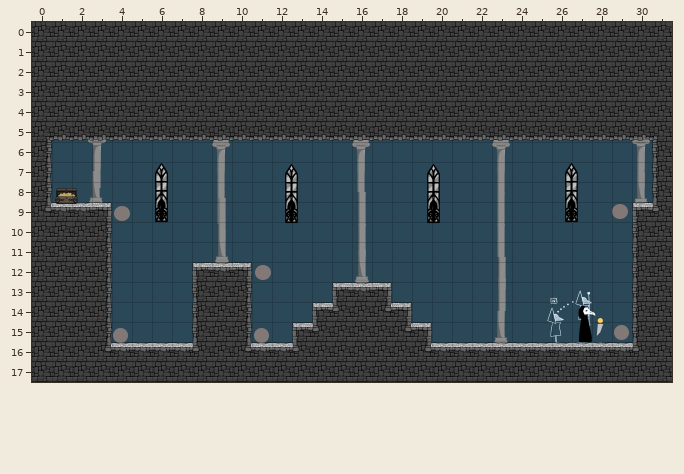
Tiled map (JSON): Physics/Physics/assets/level4.tmj. Above, as it was before the edit.
Cells are 300x300 px. Shown: x 0..31, y 0..17.
After the commit:
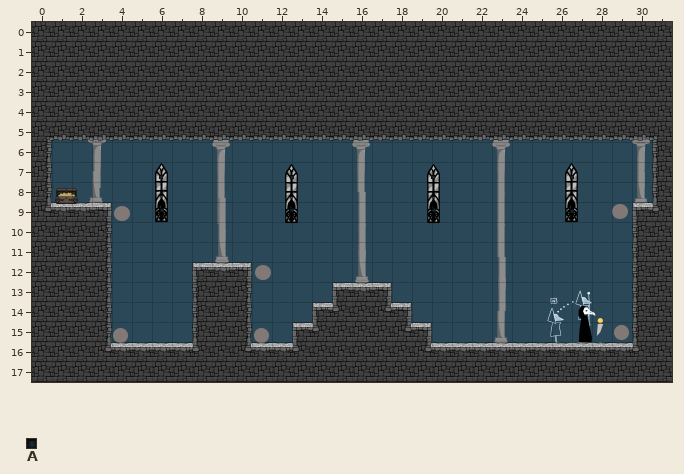
Key: from "backgroundAssets": A 10 "light".
Objects are placed by their top-left corner, in cells (3,4 is the top-left corner of cell 3,4); size is 1x1 cell unless given.
Edits made:
--- layer "Entities"
+A "light" at 20,7.7 size 0.2x0.2
+A "light" at 6.4,7.7 size 0.2x0.2
+A "light" at 12.9,7.7 size 0.2x0.2
+A "light" at 26.9,7.7 size 0.2x0.2
+A "light" at 6.4,9.3 size 0.2x0.2
+A "light" at 20,9.3 size 0.2x0.2
+A "light" at 12.9,9.3 size 0.2x0.2
+A "light" at 26.9,9.4 size 0.2x0.2
